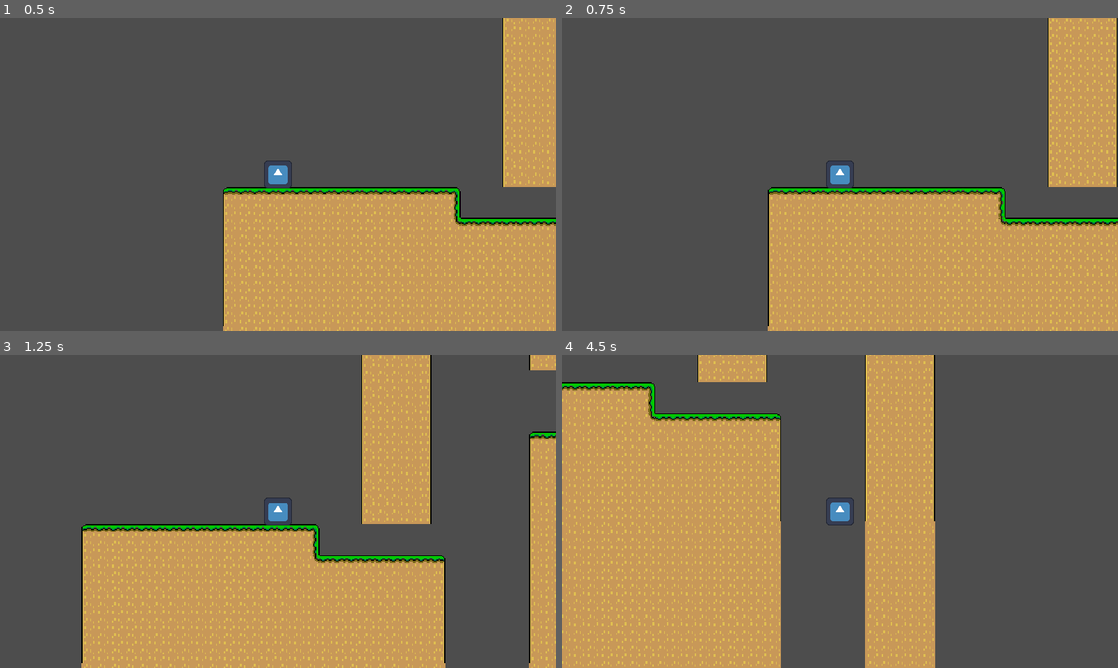
Above: before the commit, frames 1-4 (two rows, left to right).
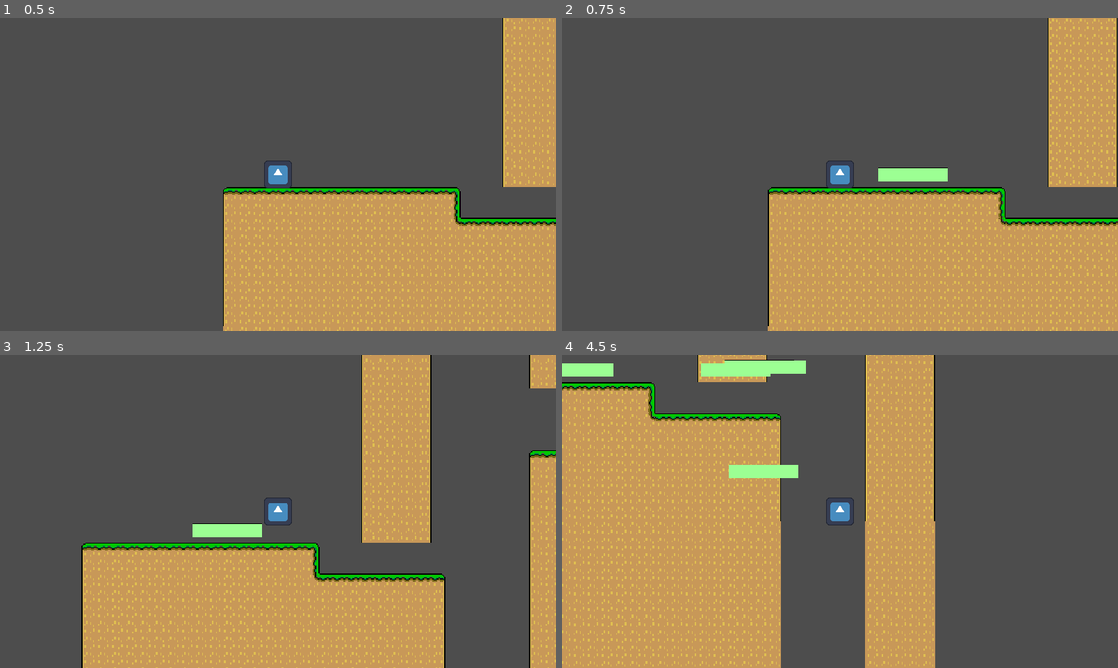
Above: after the commit, the same moments.

Repository: amusci/marioClone
Game: Godot game, scene res://Scenes/main_scene.tscn
Two runs of this game, one before a commit and one after it. Both use one fixed random seed, a clock stepped at 60 frames per second and the inputs below. The engine's default icon, where the game draws it, is replaced by a stand-in: a white triangle on a blue panel in a dark square.
Inputs:
- Up to frame 1 (0.5 s): no input
- Up to frame 2 (0.75 s): tap Enter at 0.5 s; hold D (move_right) from 0.53 s (still down); tap B (throw_hat, bound only after the commit) at 0.6 s
- Up to frame 3 (1.25 s): keep holding D (move_right); tap Space (jump) at 0.77 s
- Up to frame 4 (4.5 s): tap B (throw_hat, bound only after the commit) every 0.75 s from 1.35 to 4.35 s; tap Space (jump) at 1.52, 2.75, 3.02, 3.77 s; release D (move_right) at 2.03 s; hold A (move_left) 2.03-2.78 s; hold D (move_right) 2.78-4.28 s; hold A (move_left) from 4.28 s (still down)

Frame 1 is identical in both runs. In frame 2, 0.6% of the frame differs, in the area x 56-70%, y 47-53%; in frame 3, 13%, in the area x 14-100%, y 0-100%; in frame 4, 1.8%.

Commit message:
press b to spawn platform

Diff:
--- /dev/null
+++ b/GoDot Mario Project/Scenes/Platforms/temporary_platform.gd
@@ -0,0 +1,8 @@
+extends StaticBody2D
+
+@export var lifespan = 5.0 # Time in seconds before the platform disappears
+
+func _ready():
+	# Start the timer to remove the platform after the lifespan
+	await get_tree().create_timer(lifespan).timeout # If timer ran out
+	queue_free() # Don't make it dave freeeeeeeeeeeeeeeeeeeeeeeeeeeeeeeeeeeeeeees (remove)
--- /dev/null
+++ b/GoDot Mario Project/Scenes/Platforms/temporary_platform.tscn
@@ -0,0 +1,18 @@
+[gd_scene load_steps=4 format=3 uid="uid://c8y0h4bef3ss6"]
+
+[ext_resource type="Script" path="res://Scenes/Platforms/temporary_platform.gd" id="1_e8ajq"]
+[ext_resource type="Texture2D" uid="uid://c54lpd1cfrsk0" path="res://Testing Art Only/ground.png" id="1_on88k"]
+
+[sub_resource type="RectangleShape2D" id="RectangleShape2D_3heul"]
+size = Vector2(80, 13)
+
+[node name="TemporaryPlatform" type="StaticBody2D"]
+script = ExtResource("1_e8ajq")
+
+[node name="CollisionShape2D" type="CollisionShape2D" parent="."]
+position = Vector2(0, -0.5)
+shape = SubResource("RectangleShape2D_3heul")
+
+[node name="Sprite2D" type="Sprite2D" parent="."]
+scale = Vector2(0.1, 0.1)
+texture = ExtResource("1_on88k")
--- a/GoDot Mario Project/Scenes/Lukas 1-1 (Unfinished).tscn
+++ b/GoDot Mario Project/Scenes/Test Scenes/Lukas 1-1 (Unfinished).tscn
@@ -1,12 +1,12 @@
-[gd_scene load_steps=9 format=3 uid="uid://bkj8bg8bay42e"]
+[gd_scene load_steps=9 format=3 uid="uid://ch20r6aoppg1e"]
 
-[ext_resource type="Texture2D" uid="uid://bfah6o85gfnua" path="res://Desert Temple Game/Solid Color Tiles/Colors For Level Building-Sheet.png" id="1_5cxq3"]
-[ext_resource type="Texture2D" uid="uid://dronjmf5s7c2a" path="res://Desert Temple Game/Player/Cowboy Guy Idle.png" id="2_ua7gi"]
-[ext_resource type="Texture2D" uid="uid://cnp5clsmtxtdo" path="res://Desert Temple Game/Enemies and Interactables/Desert Game - Enemies and Interactables.png" id="2_yvycs"]
-[ext_resource type="Texture2D" uid="uid://bdxggauclh1k6" path="res://Desert Temple Game/Traps/Desert Game - Traps.png" id="3_45re6"]
+[ext_resource type="Texture2D" uid="uid://bfah6o85gfnua" path="res://Desert Temple Game/Solid Color Tiles/Colors For Level Building-Sheet.png" id="1_q8d6q"]
+[ext_resource type="Texture2D" uid="uid://cnp5clsmtxtdo" path="res://Desert Temple Game/Enemies and Interactables/Desert Game - Enemies and Interactables.png" id="2_w61yb"]
+[ext_resource type="Texture2D" uid="uid://bdxggauclh1k6" path="res://Desert Temple Game/Traps/Desert Game - Traps.png" id="3_jot3d"]
+[ext_resource type="Texture2D" uid="uid://dronjmf5s7c2a" path="res://Desert Temple Game/Player/Cowboy Guy Idle.png" id="4_ru5uv"]
 
 [sub_resource type="TileSetAtlasSource" id="TileSetAtlasSource_a4fsf"]
-texture = ExtResource("1_5cxq3")
+texture = ExtResource("1_q8d6q")
 0:0/0 = 0
 1:0/0 = 0
 2:0/0 = 0
--- a/GoDot Mario Project/Scenes/test_level.tscn
+++ b/GoDot Mario Project/Scenes/Test Scenes/test_level.tscn
@@ -1,6 +1,6 @@
 [gd_scene load_steps=4 format=3 uid="uid://b61wc00t1qo62"]
 
-[ext_resource type="Texture2D" uid="uid://cg1fbhfuj7j67" path="res://Mario Art (NOT FOR GAME)/lukasheehaw.png" id="1_l11an"]
+[ext_resource type="Texture2D" uid="uid://cg1fbhfuj7j67" path="res://Testing Art Only/lukasheehaw.png" id="1_l11an"]
 
 [sub_resource type="TileSetAtlasSource" id="TileSetAtlasSource_xbsg7"]
 texture = ExtResource("1_l11an")
--- a/GoDot Mario Project/Scenes/main_scene.tscn
+++ b/GoDot Mario Project/Scenes/main_scene.tscn
@@ -1,6 +1,6 @@
 [gd_scene load_steps=3 format=3 uid="uid://baji77dv5gejg"]
 
-[ext_resource type="PackedScene" uid="uid://b61wc00t1qo62" path="res://Scenes/test_level.tscn" id="1_dul2k"]
+[ext_resource type="PackedScene" uid="uid://b61wc00t1qo62" path="res://Scenes/Test Scenes/test_level.tscn" id="1_dul2k"]
 [ext_resource type="PackedScene" uid="uid://caprm1xcd3w56" path="res://Scenes/player.tscn" id="2_86sv0"]
 
 [node name="Node" type="Node"]
--- a/GoDot Mario Project/Scripts/Player Scripts/player.gd
+++ b/GoDot Mario Project/Scripts/Player Scripts/player.gd
@@ -11,6 +11,10 @@
 @export var acceleration : float = 15
 @export var wall_jump_pushoff : float = 300
 @export var wall_slide_gravity : float = 50
+@export var hat_distance : int = 100
+
+# Packed Scenes
+@export var hat : PackedScene = preload("res://Scenes/Platforms/temporary_platform.tscn")
 
 # Variables in-house
 var gravity = 980
@@ -20,6 +24,7 @@
 var jump_buffer_counter : float = 0
 var can_control : bool = true
 var is_wall_sliding : bool = false
+var facing_right : bool = false
 
 # On ready variables
 @onready var sprite_2d = $Sprite2D
@@ -32,18 +37,23 @@
 	player_jump(delta) # Line 33
 	player_run(delta) # Line 47
 	move_and_slide() # Move and slide
-	wall_slide(delta)
+	wall_slide(delta) # Line 95
+	if Input.is_action_just_pressed("throw_hat"): # If B key pressed
+		throw_hat() # Line 108
+
 
 func player_run(delta):
 	var direction = Input.get_axis("move_left", "move_right") # Get left and right inputs
 
 	if direction != 0: # If inputs exist
 		if direction > 0: # If going right
-			velocity.x = min(velocity.x + acceleration, speed) # Whatver minimum from start acceleration to max speed
-			sprite_2d.flip_h = true
+			velocity.x = min(velocity.x + acceleration, speed) # Whatever minimum from start acceleration to max speed
+			sprite_2d.flip_h = false # Make sure the sprite is not flipped
+			facing_right = true
 		else: # If going left
 			velocity.x = max(velocity.x - acceleration, -speed) # Whatever maximum (remember going left is negative)
-			sprite_2d.flip_h = false
+			sprite_2d.flip_h = true # Flip the sprite horizontally
+			facing_right = false
 	else: # If no inputs
 		velocity.x = move_toward(velocity.x, 0, acceleration + 3) # MOVE TO A HALT
 	#player_animations(direction) # Call animations
@@ -87,17 +97,26 @@
 
 
 func wall_slide(delta):
-	if is_on_wall() and not is_on_floor():
-		if Input.is_action_pressed("move_left") or Input.is_action_pressed("move_right"):
-			is_wall_sliding = true
+	# This will handle all player movement against the wall
+	if is_on_wall() and not is_on_floor(): # If on wall in air
+		if Input.is_action_pressed("move_left") or Input.is_action_pressed("move_right"): # If we want to hug the wall
+			is_wall_sliding = true # Slide down
 		else:
-			is_wall_sliding = false
+			is_wall_sliding = false # We aren't on a wall
 	else:
-		is_wall_sliding = false
+		is_wall_sliding = false # We aren't on a wall
 
-	if is_wall_sliding:
-		velocity.y += (wall_slide_gravity * delta)
-		velocity.y = min(velocity.y, wall_slide_gravity)
+	if is_wall_sliding: # If we are on a wall
+		velocity.y += (wall_slide_gravity * delta) # Slide down
+		velocity.y = min(velocity.y, wall_slide_gravity) # Slide down
+
+func throw_hat():
+	var hat = hat.instantiate() # Add an instance of the hat to our scene (NOT SHOWN)
+	if facing_right: # If we are facing right
+		hat.global_position = global_position + Vector2(hat_distance, 0) # Send hat to the right
+	else:
+		hat.global_position = global_position + Vector2(-hat_distance, 0) # Send hat to the left
+	get_parent().add_child(hat) # Add the hat to our scene tree (SHOWN)
 
 
 '''func handle_death() -> void:
--- a/GoDot Mario Project/project.godot
+++ b/GoDot Mario Project/project.godot
@@ -44,6 +44,11 @@
 "events": [Object(InputEventKey,"resource_local_to_scene":false,"resource_name":"","device":-1,"window_id":0,"alt_pressed":false,"shift_pressed":false,"ctrl_pressed":false,"meta_pressed":false,"pressed":false,"keycode":0,"physical_keycode":32,"key_label":0,"unicode":32,"echo":false,"script":null)
 ]
 }
+throw_hat={
+"deadzone": 0.5,
+"events": [Object(InputEventKey,"resource_local_to_scene":false,"resource_name":"","device":-1,"window_id":0,"alt_pressed":false,"shift_pressed":false,"ctrl_pressed":false,"meta_pressed":false,"pressed":false,"keycode":0,"physical_keycode":66,"key_label":0,"unicode":98,"echo":false,"script":null)
+]
+}
 
 [layer_names]
 
Not shown: 3 places in GoDot Mario Project/Scenes/Test Scenes/Lukas 1-1 (Unfinished).tscn that only renumber resources
Binary file added: GoDot Mario Project/Testing Art Only/ground.png
Not shown, added: GoDot Mario Project/Testing Art Only/ground.png.import
Renamed: GoDot Mario Project/Mario Art (NOT FOR GAME)/lukasheehaw.png -> GoDot Mario Project/Testing Art Only/lukasheehaw.png
Not shown, changed: GoDot Mario Project/Testing Art Only/lukasheehaw.png.import
Not shown, added: GoDot Mario Project/Scenes/plaE319.tmp
